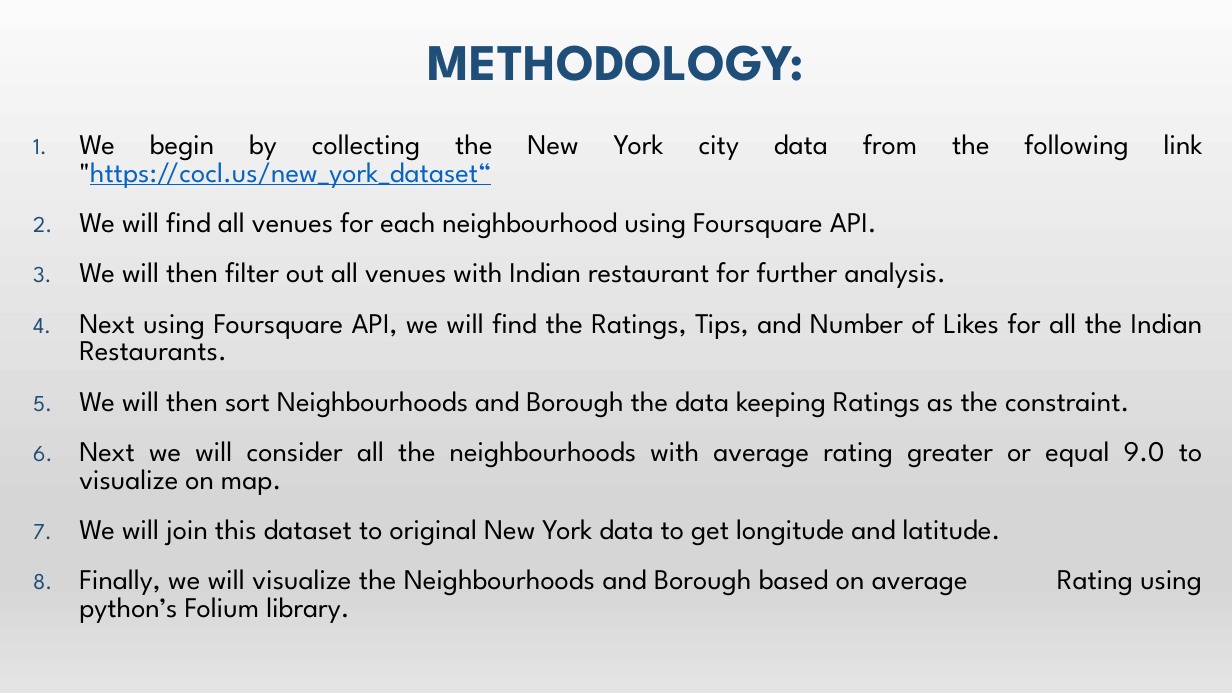
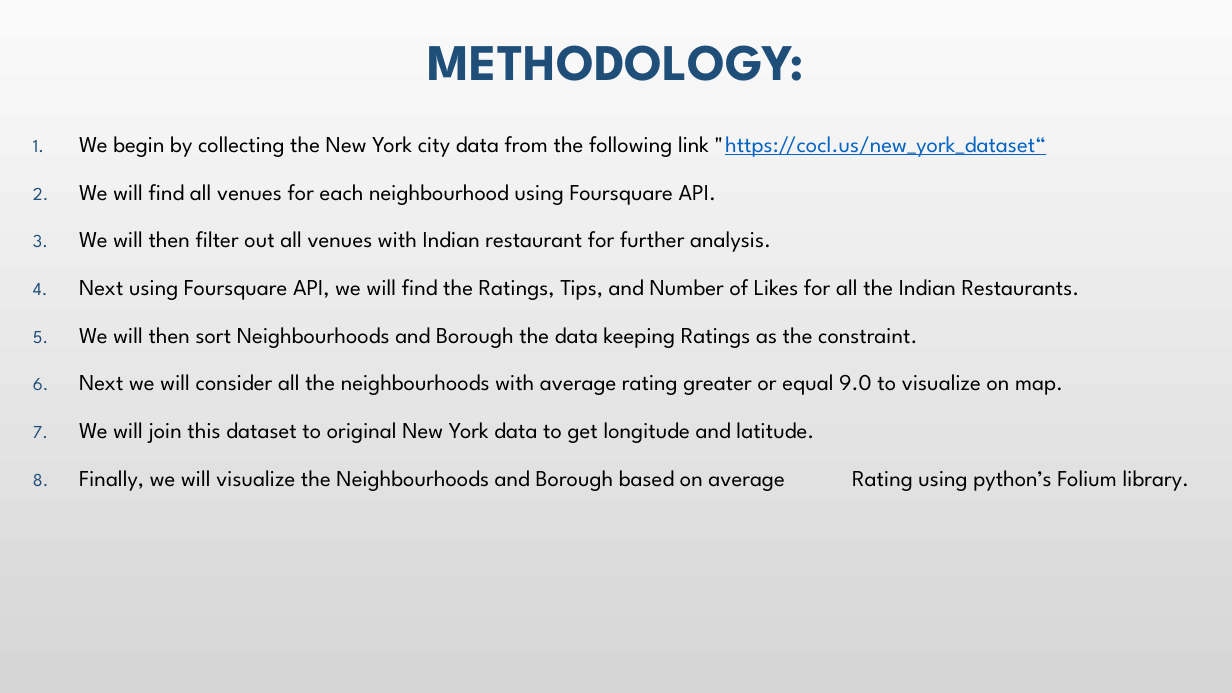
Before and after one commit to mmousa4/Coursera-Capstone, a slide deck: slide 5 of Week 5/Presentation - The Battle of Neighbourhoods.pptx. Drawn at 1232x693 pixels with LibreOffice and Linux fonts; fonts in the diff are those of the drawing. Boxes give left, top, right and bottom in pixels: in the first picture for what was removed or moved away, otherwise in the second. Text is boxed around its words. In the diff, an @@ line names an element or a change of style, - is before the commit and + after.

```diff
--- a/Week 5/Presentation - The Battle of Neighbourhoods.pptx
+++ b/Week 5/Presentation - The Battle of Neighbourhoods.pptx
@@ background gradient #F2F2F2 to #E7E6E6 to #FFFFFF to #D0CECE to gradient #F2F2F2 to #D0CECE @@
@@ rectangle at (0, 0, 1232, 693): fill gradient #FAFAFA to #D7D7D7 to #E4E4E4 to gradient #FAFAFA to #D6D6D6; shadow on @@
@@ text "We begin by collecting the ..." at (79, 136, 1190, 491): size 22.2 to 17.8 pt; line spacing 0.8 to 0.9 @@
```
Also in this commit, not shown: 5 other slides changed, 1 other file.
